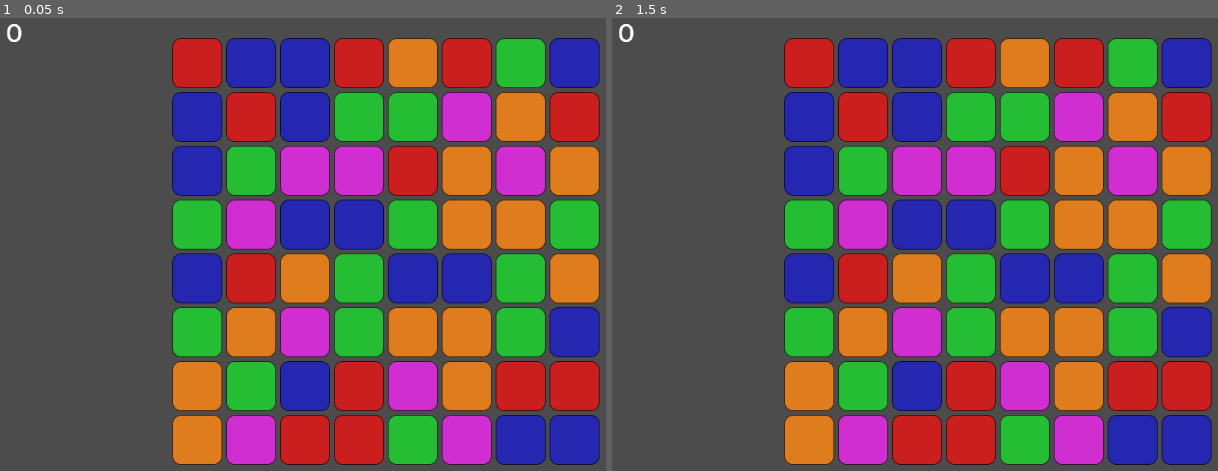
Above: before the commit, frames 1-2 (left to right).
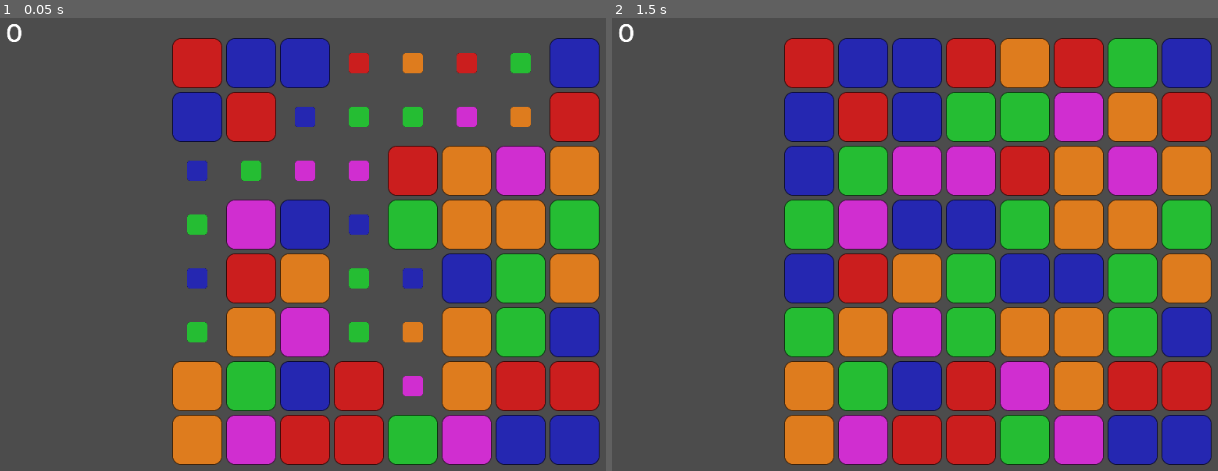
Above: after the commit, the same moments.

Repository: markuSolli/godot-match-3
Game: Godot game, scene res://TestLevel.tscn
Two runs of this game, one before a commit and one after it. Both use one fixed random seed, a clock stepped at 60 frames per second and the inputs below.
Inputs (mouse positions are in pixels of both pictures, inside the frame that each line leads up to):
- Up to frame 1 (0.05 s): no input
- Up to frame 2 (1.5 s): tap Enter at 0.5 s; move the mouse to (1187, 226) at 0.52 s; click (1187, 226) at 0.6 s; tap Space at 1.25 s; move the mouse to (848, 271) at 1.27 s; click (848, 271) at 1.35 s

The runs differ from the first frame. In frame 1, 16% of the frame differs, in the area x 28-91%, y 4-87%; in frame 2, nothing differs.

Commit message:
star shape added

Diff:
--- a/Blocks/Block.gd
+++ b/Blocks/Block.gd
@@ -4,7 +4,8 @@
 
 var shapes = [
 	preload("res://Textures/square.png"),
-	preload("res://Textures/triangle.png")
+	preload("res://Textures/triangle.png"),
+	preload("res://Textures/star.png")
 	]
 var colors = [
 	Color(0.16, 0.17, 0.76),
@@ -14,7 +15,7 @@
 	Color(0.87, 0.13, 0.13)
 ]
 
-export(int, 0, 1) var shape = 0 setget set_shape
+export(int, 0, 2) var shape = 0 setget set_shape
 export(int, 0, 4) var color = 0 setget set_color
 
 onready var sprite = $Sprite
@@ -50,5 +51,9 @@
 	tween.start()
 	pop_timer.start(0.12)
 
+func spawn_block():
+	tween.interpolate_property(self, "scale", Vector2.ZERO, scale, 0.12, Tween.TRANS_LINEAR)
+	tween.start()
+
 func _on_PopTimer_timeout():
 	queue_free()
--- a/Grid.gd
+++ b/Grid.gd
@@ -81,15 +81,15 @@
 
 func detect_matches_in_direction(var matches: Array, var dir: bool, var i_size, var j_size):
 	var current_nodes = []
-	var current_color = 0
+	var current_color = -1
 	var match_count = 0
 
 	for i in range(i_size):
 		if match_count >= 3:
-			matches.append([match_count, current_nodes])
+			matches.append([match_count, current_color, current_nodes])
 
 		current_nodes = []
-		current_color = 0
+		current_color = -1
 		match_count = 0
 
 		for j in range(j_size):
@@ -103,7 +103,7 @@
 				match_count += 1
 			else:
 				if match_count >= 3:
-					matches.append([match_count, current_nodes])
+					matches.append([match_count, current_color, current_nodes])
 
 				current_nodes = []
 				current_color = block.color
@@ -114,13 +114,13 @@
 				current_nodes.append([j, i])
 
 	if match_count >= 3:
-			matches.append([match_count, current_nodes])
+			matches.append([match_count, current_color, current_nodes])
 
 	return matches
 
 func remove_init_matches(var matches: Array):
 	for line in matches:
-		for coords in line[1]:
+		for coords in line[2]:
 			var block = block_array[coords[0]][coords[1]]
 			if block:
 				block.queue_free()
@@ -131,15 +131,53 @@
 	for line in matches:
 		score += line[0]
 
-		if score == 4:
-			# handle_four_match(line[1])
-			handle_three_match(line[1])
+		if line[0] >= 5:
+			handle_five_match(line[1], line[2])
+		elif line[0] == 4:
+			handle_four_match(line[1], line[2])
 		else:
-			handle_three_match(line[1])
+			handle_three_match(line[2])
 
 	emit_signal("award_points", score)
 
-func handle_four_match(var line: Array):
+func handle_five_match(var color: int, var line: Array):
+	var reward_coord = get_reward_coord(line)
+
+	# Pop existing blocks
+	handle_three_match(line)
+
+	# Spawn reward block
+	spawn_block(reward_coord[0], reward_coord[1], color, 2)
+
+func handle_four_match(var color: int, var line: Array):
+	var reward_coord = get_reward_coord(line)
+
+	# Pop existing blocks
+	handle_three_match(line)
+
+	# Spawn reward block
+	spawn_block(reward_coord[0], reward_coord[1], color, 1)
+
+func handle_three_match(var line: Array):
+	for coords in line:
+		var block = block_array[coords[0]][coords[1]]
+		if block:
+			block.pop_block()
+			block_array[coords[0]][coords[1]] = null
+
+func spawn_block(var x, var y, var color = -1, var shape = 0):
+	var new_block = general_block.instance()
+	new_block.shape = shape
+	if color == -1:
+		new_block.set_random_color()
+	else:
+		new_block.color = color
+	new_block.position = grid_to_pos(x, y)
+	add_child(new_block)
+	new_block.spawn_block()
+	block_array[x][y] = new_block
+
+func get_reward_coord(var line: Array) -> Vector2:
 	var reward_coord
 
 	# Look for a block handled by user
@@ -154,26 +192,14 @@
 		var rand_coord = line[randi() % line.size()]
 		reward_coord = Vector2(rand_coord[0], rand_coord[1])
 
-
-
-func handle_three_match(var line: Array):
-	for coords in line:
-		var block = block_array[coords[0]][coords[1]]
-		if block:
-			block.pop_block()
-			block_array[coords[0]][coords[1]] = null
+	return reward_coord
 
 func replace_missing_blocks():
 	for i in range(width):
 		for j in range(height):
 			var block = block_array[i][j]
 			if !block:
-				var new_block = general_block.instance()
-				new_block.shape = 0
-				new_block.set_random_color()
-				new_block.position = grid_to_pos(i, j)
-				add_child(new_block)
-				block_array[i][j] = new_block
+				spawn_block(i, j)
 
 func handle_swipe():
 	var start_block = block_array[start_swipe.x][start_swipe.y]
Binary file added: Textures/star.png
Not shown, added: Textures/star.png.import
